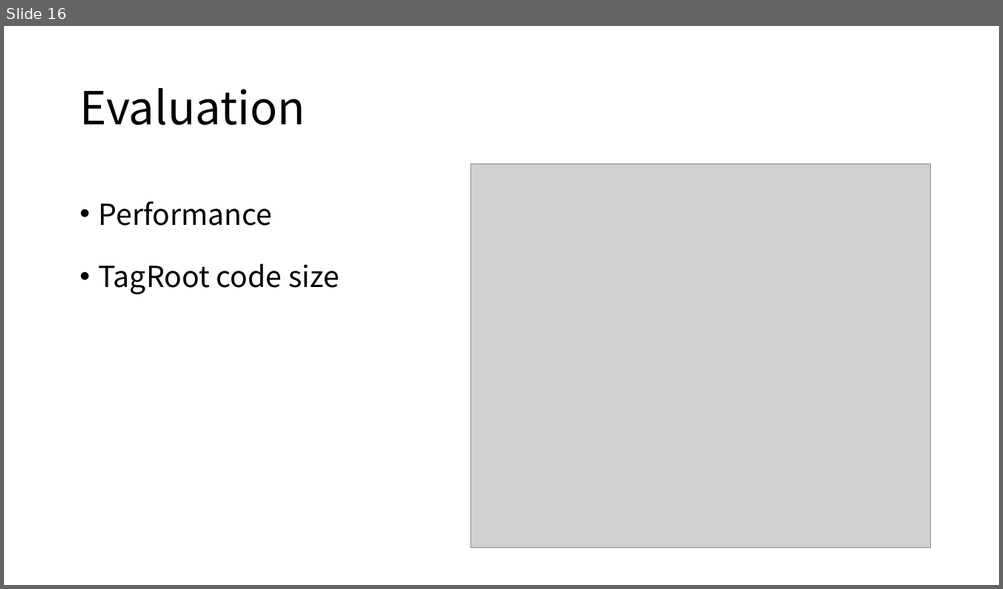
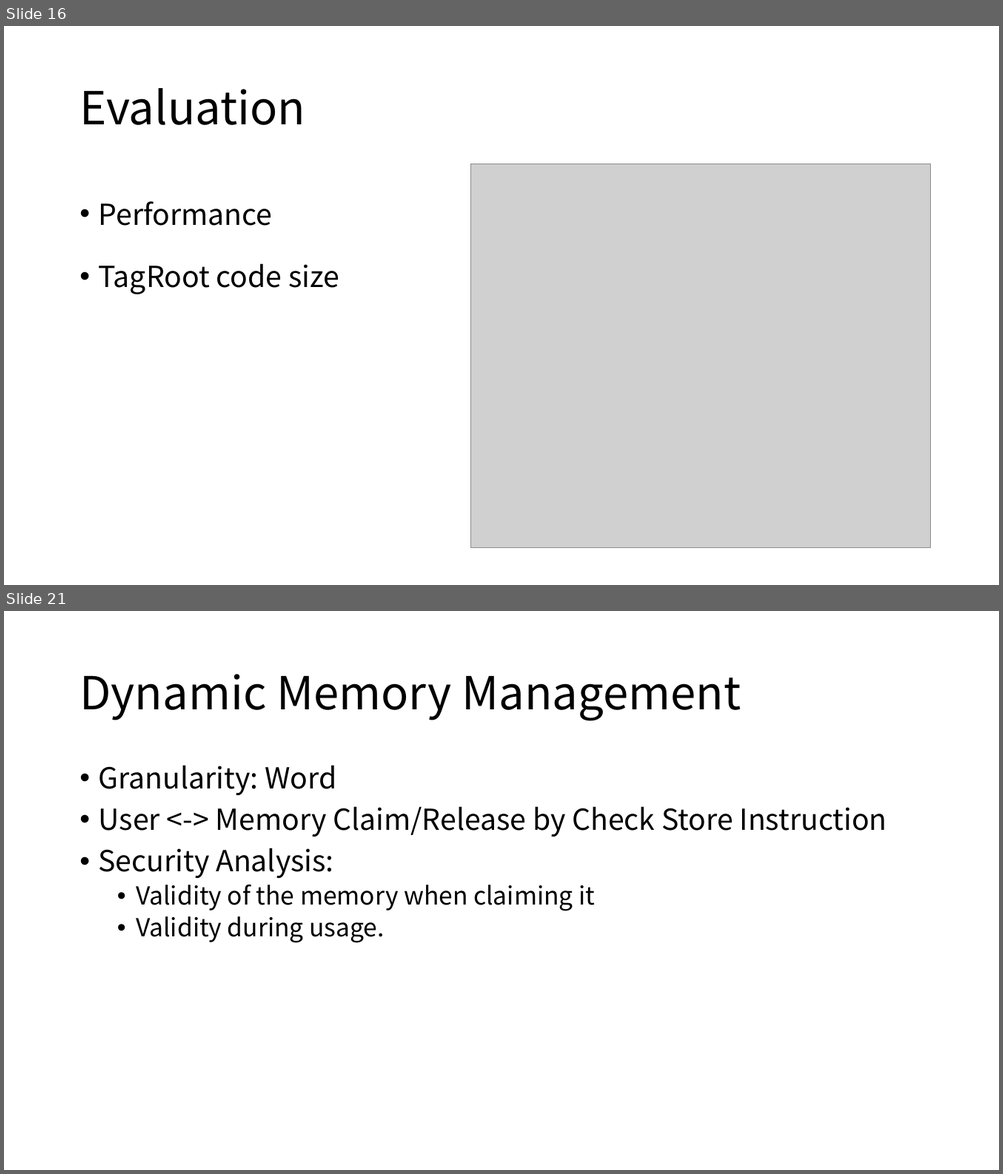
Before and after one commit to Bemfool/SUNFLOWER, a slide deck: ppt(合).pptx. Shown one above the other, each under a label of ours: slide 16 before the commit, slides 16 and 21 after it; the slides between them are not shown. The pictures are 1003x589 and 1003x1174 pixels, drawn with LibreOffice and Linux fonts; fonts in the diff are those of the drawing; grey boxes stand for pictures. Boxes give left, top, right and bottom in pixels: in the first picture for what was removed or moved away, otherwise in the second. Text is boxed around its words. In the diff, an @@ line names an element or a change of style, - is before the commit and + after.

```diff
--- a/ppt(合).pptx
+++ b/ppt(合).pptx
@@ slide 21 added at [4, 611, 999, 1170], background #FFFFFF @@
@@ title added at [79, 674, 740, 721], 44 pt, text #000000 @@
+Dynamic Memory Management
@@ text added at [99, 765, 887, 943], 28 pt, text #000000 @@
+• Granularity: Word
+• User <-> Memory Claim/Release by Check Store Instruction
+• Security Analysis:
+  • Validity of the memory when claiming it
+  • Validity during usage.
```
Also in this commit, not shown: 4 other slides added.
